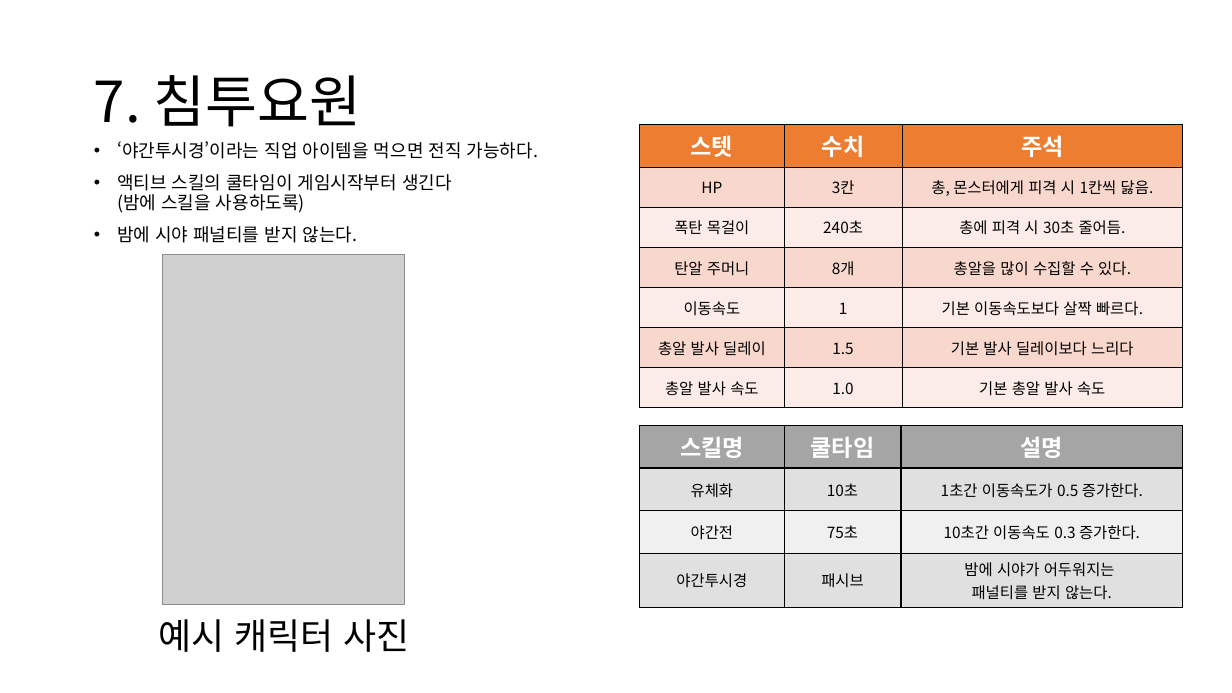
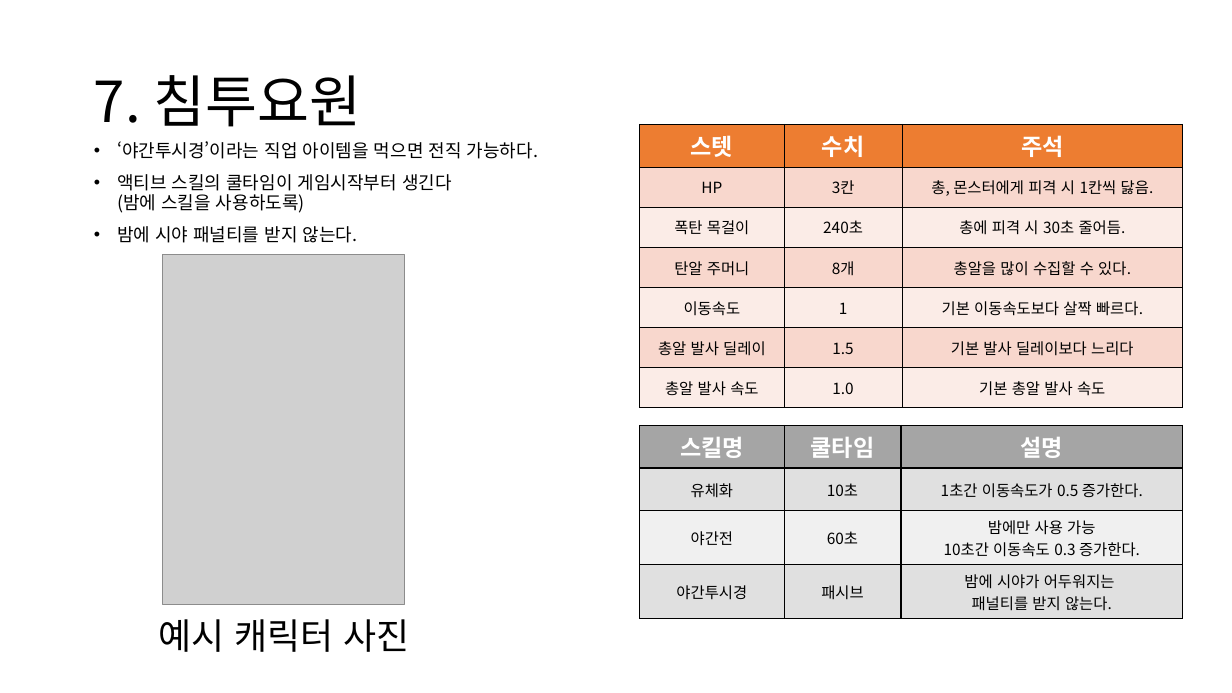
Before and after one commit to TRASHES0/MAFIA_60SECs, a slide deck: slide 8 of 기획/TRASHES 직업 기획서 - 수정 의견 이정우.pptx. Drawn at 1232x693 pixels with LibreOffice and Linux fonts; fonts in the diff are those of the drawing; grey boxes stand for pictures. Boxes give left, top, right and bottom in pixels: in the first picture for what was removed or moved away, otherwise in the second. Text is boxed around its words. In the diff, an @@ line names an element or a change of style, - is before the commit and + after.

```diff
--- a/기획/TRASHES 직업 기획서 - 수정 의견 이정우.pptx
+++ b/기획/TRASHES 직업 기획서 - 수정 의견 이정우.pptx
@@ table at (640,425,1183,615) @@
-row 3, column 2: 75초
+row 3, column 2: 60초
-row 3, column 3: 10초간 이동속도 0.3 증가한다.
+row 3, column 3: 밤에만 사용 가능 / 10초간 이동속도 0.3 증가한다.
```
Also in this commit, not shown: 1 other slide changed.
